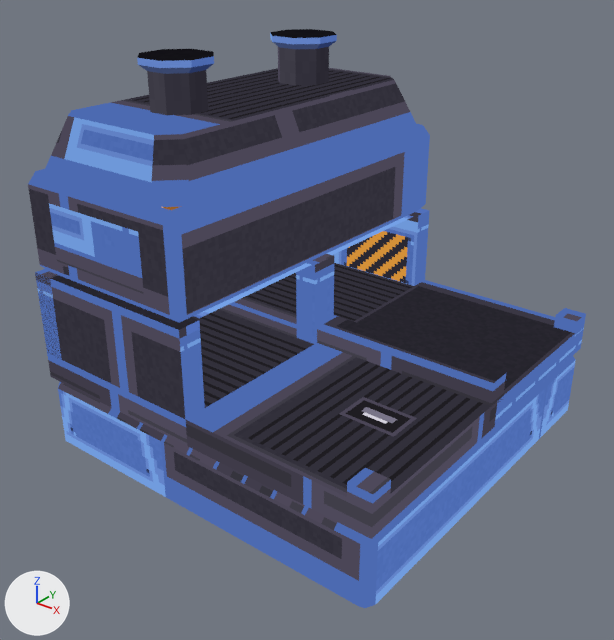
Two versions of the glTF model art/out/processor.glb, one commit apart.
Before and after are seen from a camera (50 mm lens) standing at (1.91, -2.66, 2.09) and looking at (-0.49, 0.34, 0.23). The lights are fixed; the arrows at lower left show +X, +Y and +Z. The first picture is the older version. Vertices at exactly the same position are counted once.

Before the edit, the objects in view are built like this:
```python
me_processor_body = bpy.data.meshes.new('processor_body')
me_processor_body.from_pydata(...)  # 194 vertices, 334 faces; spans x -1.5..0.5, y -0.5..1.5, z -0.5..1.5
me_processor_body.materials.append(mat_processor)
me_processor_glow = bpy.data.meshes.new('processor_glow')
me_processor_glow.from_pydata(...)  # 20 vertices, 10 faces; spans x -1.5..-0.52, y -0.5..1.5, z 0.08..0.89
me_processor_glow.materials.append(mat_processor)
ob_processor_body = bpy.data.objects.new('processor_body', me_processor_body)
ob_processor_body.location = (0.0, 0.0, 0.0)
ob_processor_glow = bpy.data.objects.new('processor_glow', me_processor_glow)
ob_processor_glow.location = (0.0, 0.0, 0.0)
```
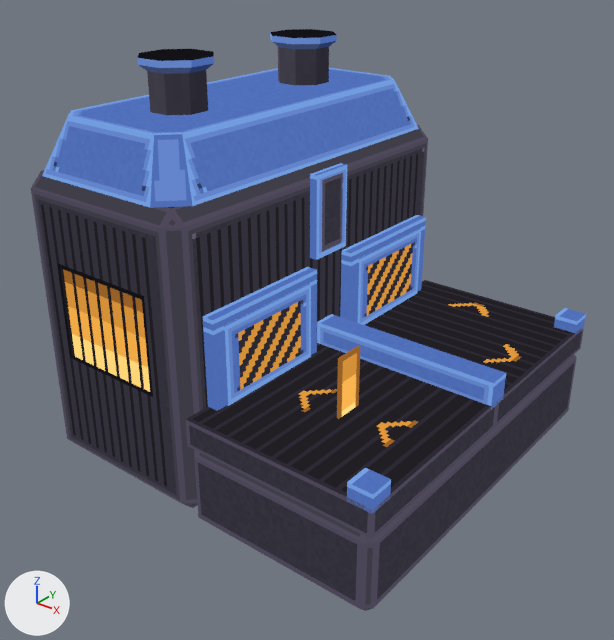
Boxes [x1, y1, x2, y2] around the edits, measured in the pictures (614 x 640 px; the box of a moved part takes in the faces that stretch with it):
'processor_body', reshaped
    before: [28, 29, 586, 608]
    after: [31, 29, 586, 611]
'processor_hatch_in', added
    after: [223, 283, 311, 406]
'processor_hatch_out', added
    after: [356, 228, 421, 325]
'processor_gauge', added (orange)
    after: [337, 346, 360, 419]
part 1 of me_processor_body, moved or reshaped
    before: [58, 356, 576, 608]
    after: [194, 355, 577, 611]
part 2 of me_processor_body, added (blue)
    after: [310, 163, 347, 260]
part 3 of me_processor_body, rebuilt (92% taller)
    before: [28, 124, 430, 323]
    after: [31, 125, 428, 508]
part 4 of me_processor_body, added (blue)
    after: [203, 267, 317, 411]
part 5 of me_processor_body, added (blue)
    after: [340, 215, 426, 322]
part 6 of me_processor_body, deleted (blue)
    before: [296, 254, 334, 344]
part 7 of me_processor_body, built on
    before: [35, 208, 430, 446]
    after: [322, 173, 343, 252]
part 8 of me_processor_body, surface changed
    both: [42, 68, 586, 539]
part 9 of me_processor_glow, reshaped
    before: [49, 204, 414, 318]
    after: [57, 263, 153, 397]

The edits, one by one:
me_processor_body is used by ob_processor_body; location (0.0, 0.0, 0.0).
me_processor_body had 194 vertices, 334 faces and spanned x -1.5..0.5, y -0.5..1.5, z -0.5..1.5.
me_processor_body now has 226 vertices, 366 faces and spans x -1.5..0.5, y -0.5..1.5, z -0.5..1.5.
me_processor_body part 1: the loose piece of 24 vertices spanning x -1.5..0.5, y -0.5..1.5, z -0.5..-0.08 is scaled about its middle by (0.49, 1.01, 1.03), then moved by (0.5, 0.0, 0.0).
me_processor_body part 2: a new loose piece, a box spanning x -0.5..-0.46, y 0.38..0.62, z 0.55..0.97, in mat_processor.
me_processor_body part 3: the loose piece of 24 vertices spanning x -1.5..-0.5, y -0.5..1.5, z 0.5..1.0 is rebuilt with 24 vertices and now spans x -1.5..-0.5, y -0.5..1.5, z -0.5..1.0.
me_processor_body part 4: a new loose piece of 20 vertices spanning x -0.5..-0.44, y -0.36..0.36, z 0.06..0.51, in mat_processor.
me_processor_body part 5: a new loose piece of 20 vertices spanning x -0.5..-0.44, y 0.64..1.36, z 0.06..0.51, in mat_processor.
me_processor_body part 6: the loose piece of 8 vertices spanning x -0.62..-0.5, y 0.42..0.58, z 0.06..0.5 is deleted.
Part 7, on me_processor_body:
20 vertices are removed from x -1.5..-0.5, y -0.5..1.5, z -0.08..0.5.
48 faces are deleted.
12 vertices are added at x -0.5..-0.46, y -0.3..1.3, z 0.06..0.94.
6 new faces join them.
me_processor_body part 8: 80 kept faces spanning x -1.48..0.5, y -0.5..1.5, z -0.08..1.26 get new texture (UV) coordinates.
me_processor_glow is used by ob_processor_glow; location (0.0, 0.0, 0.0).
me_processor_glow had 20 vertices, 10 faces and spanned x -1.5..-0.52, y -0.5..1.5, z 0.08..0.89.
me_processor_glow now has 12 vertices, 6 faces and spans x -1.5..-0.7, y -0.5..1.5, z 0.1..0.6.
me_processor_glow part 9: the whole mesh is rebuilt.
Mesh me_processor_gauge is new.
It is a box spanning x 0.014..0.025, y -0.075..0.075, z 0.0..0.36.
It uses material mat_processor.
Mesh me_processor_hatch_out is new.
It is a box spanning x -0.46..-0.43, y 0.7..1.3, z 0.06..0.46.
It uses material mat_processor.
Mesh me_processor_hatch_in is new.
It is a box spanning x -0.46..-0.43, y -0.3..0.3, z 0.06..0.46.
It uses material mat_processor.
Object 'processor_gauge' (ob_processor_gauge) is new; it shows me_processor_gauge.
Its location is (0.0, 0.0, 0.0).
Object 'processor_hatch_out' (ob_processor_hatch_out) is new; it shows me_processor_hatch_out.
Its location is (0.0, 0.0, 0.0).
Object 'processor_hatch_in' (ob_processor_hatch_in) is new; it shows me_processor_hatch_in.
Its location is (0.0, 0.0, 0.0).
